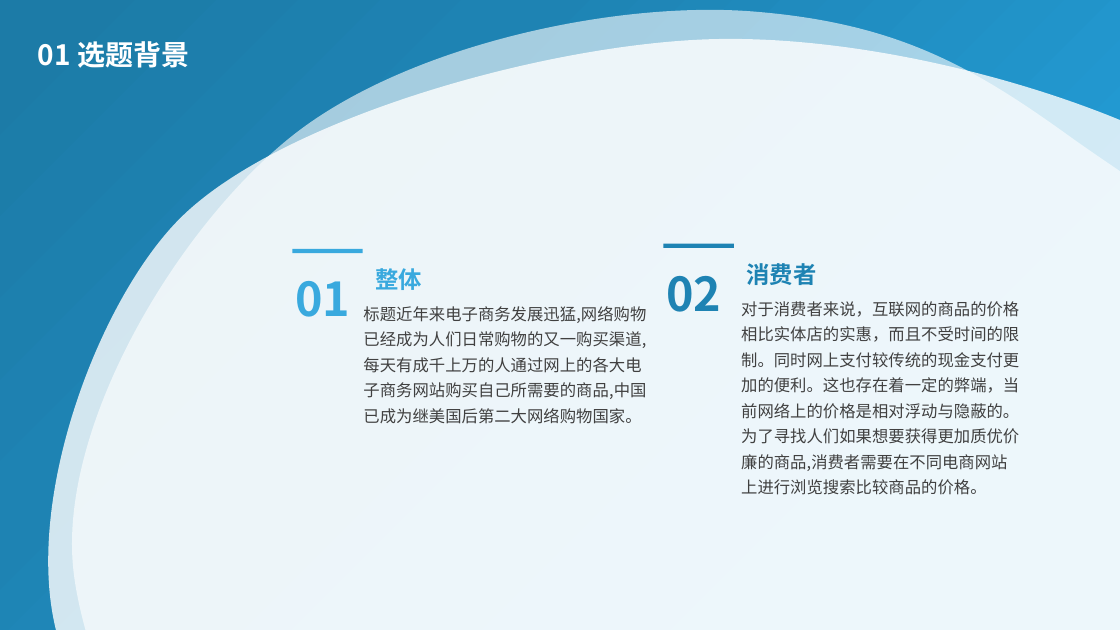
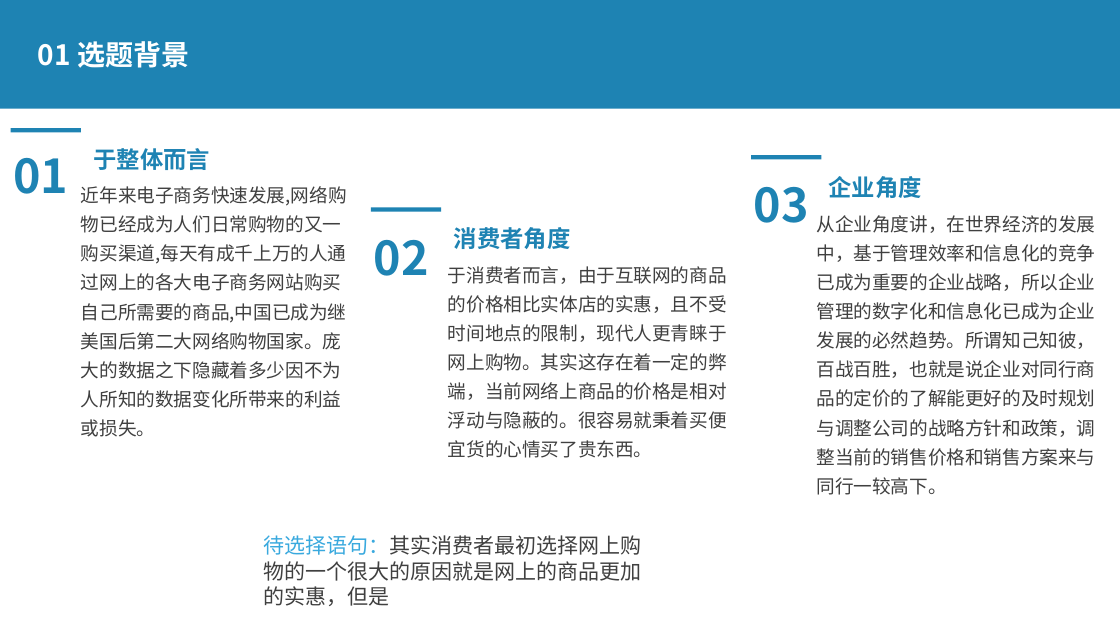
Before and after one commit to gwinda/A_GIT_MANTI, a slide deck: slide 5 of 679D612A1596C7DE1A4FCC7FE4DB6C75.pptx (slide 4 before the commit). Drawn at 1120x630 pixels with LibreOffice and Linux fonts; fonts in the diff are those of the drawing. Boxes give left, top, right and bottom in pixels: in the first picture for what was removed or moved away, otherwise in the second. Text is boxed around its words. In the diff, an @@ line names an element or a change of style, - is before the commit and + after.

Commit message:
20180509
20180509

```diff
--- a/679D612A1596C7DE1A4FCC7FE4DB6C75.pptx
+++ b/679D612A1596C7DE1A4FCC7FE4DB6C75.pptx
@@ background #FFFFFF to #1E83B3 @@
@@ freeform shape removed at (0,0,1120,630) @@
@@ freeform shape removed at (0,0,1120,630) @@
@@ rectangle: place and size @@
-rectangle at (0,0,1120,630)
+rectangle at (0,108,1120,630)
@@ rectangle at (0,108,1120,630): fill gradient #239CD5 to #1E83B3 to #1C7BA7 to #FFFFFF @@
@@ text "01": place and size @@
-text "01" at (295,281,350,317)
+text "01" at (13,158,68,194)
@@ text "01" at (13,158,68,194): text colour #39A9DE to #1E83B3 @@
@@ rectangle: place and size @@
-rectangle at (292,249,363,253)
+rectangle at (11,129,82,133)
@@ rectangle at (11,129,82,133): fill #39A9DE to #1E83B3 @@
@@ text at (93,148,210,170): text changed; text colour #39A9DE to #1E83B3 @@
-整体
+于整体而言
@@ rectangle: place and size @@
-rectangle at (664,244,734,248)
+rectangle at (751,155,822,160)
@@ text added at (828,176,921,198), 20 pt, text #1E83B3, bold @@
+企业角度
@@ text at (81,186,347,437): text changed; size 14 to 16 pt @@
-标题近年来电子商务发展迅猛,网络购物已经成为人们日常购物的又一购买渠道,每天有成千上万的人通过网上的各大电子商务网站购买自己所需要的商品,中国已成为继美国后第二大网络购物国家。
+近年来电子商务快速发展,网络购物已经成为人们日常购物的又一购买渠道,每天有成千上万的人通过网上的各大电子商务网站购买自己所需要的商品,中国已成为继美国后第二大网络购物国家。庞大的数据之下隐藏着多少因不为人所知的数据变化所带来的利益或损失。
@@ text "02": place and size @@
-text "02" at (666,276,721,312)
+text "02" at (374,240,429,276)
@@ rectangle added at (371,208,442,212), fill #1E83B3 @@
@@ text added at (754,187,809,223), 40 pt, text #1E83B3, bold @@
+03
@@ text at (454,227,571,249): text changed @@
-消费者
+消费者角度
@@ text added at (817,215,1096,495), 16 pt, text #404040 @@
+从企业角度讲，在世界经济的发展中，基于管理效率和信息化的竞争已成为重要的企业战略，所以企业管理的数字化和信息化已成为企业发展的必然趋势。所谓知己知彼，百战百胜，也就是说企业对同行商品的定价的了解能更好的及时规划与调整公司的战略方针和政策，调整当前的销售价格和销售方案来与同行一较高下。
@@ text added at (448,266,727,458), 16 pt, text #404040 @@
+于消费者而言，由于互联网的商品的价格相比实体店的实惠，且不受时间地点的限制，现代人更青睐于网上购物。其实这存在着一定的弊端，当前网络上商品的价格是相对浮动与隐蔽的。很容易就秉着买便宜货的心情买了贵东西。
@@ text removed at (741,301,1019,495) @@
-对于消费者来说，互联网的商品的价格相比实体店的实惠，而且不受时间的限制。同时网上支付较传统的现金支付更加的便利。这也存在着一定的弊端，当前网络上的价格是相对浮动与隐蔽的。
-为了寻找人们如果想要获得更加质优价廉的商品,消费者需要在不同电商网站上进行浏览搜索比较商品的价格。
@@ text added at (264,535,642,606), 18 pt, text #404040 @@
+待选择语句：其实消费者最初选择网上购物的一个很大的原因就是网上的商品更加的实惠，但是
```
Also in this commit, not shown: 3 other slides changed, 5 slides added, 5 slides removed.
